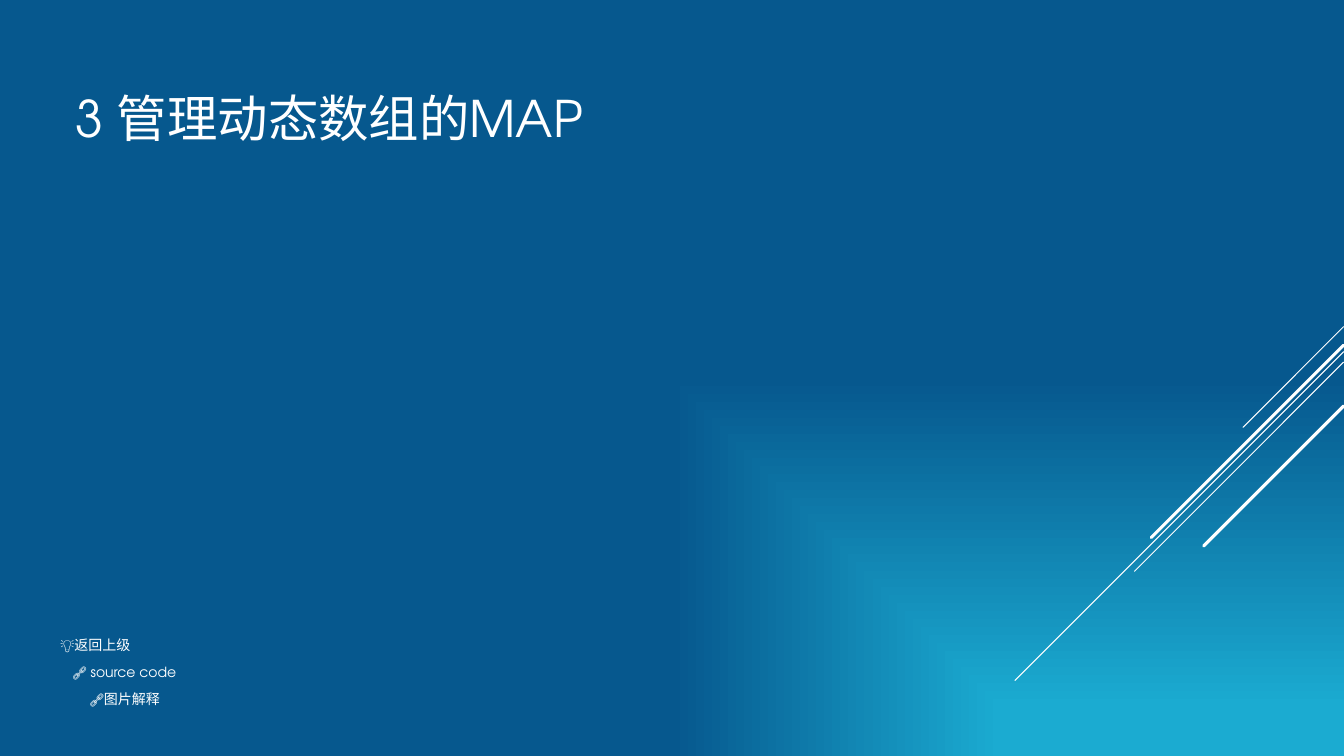
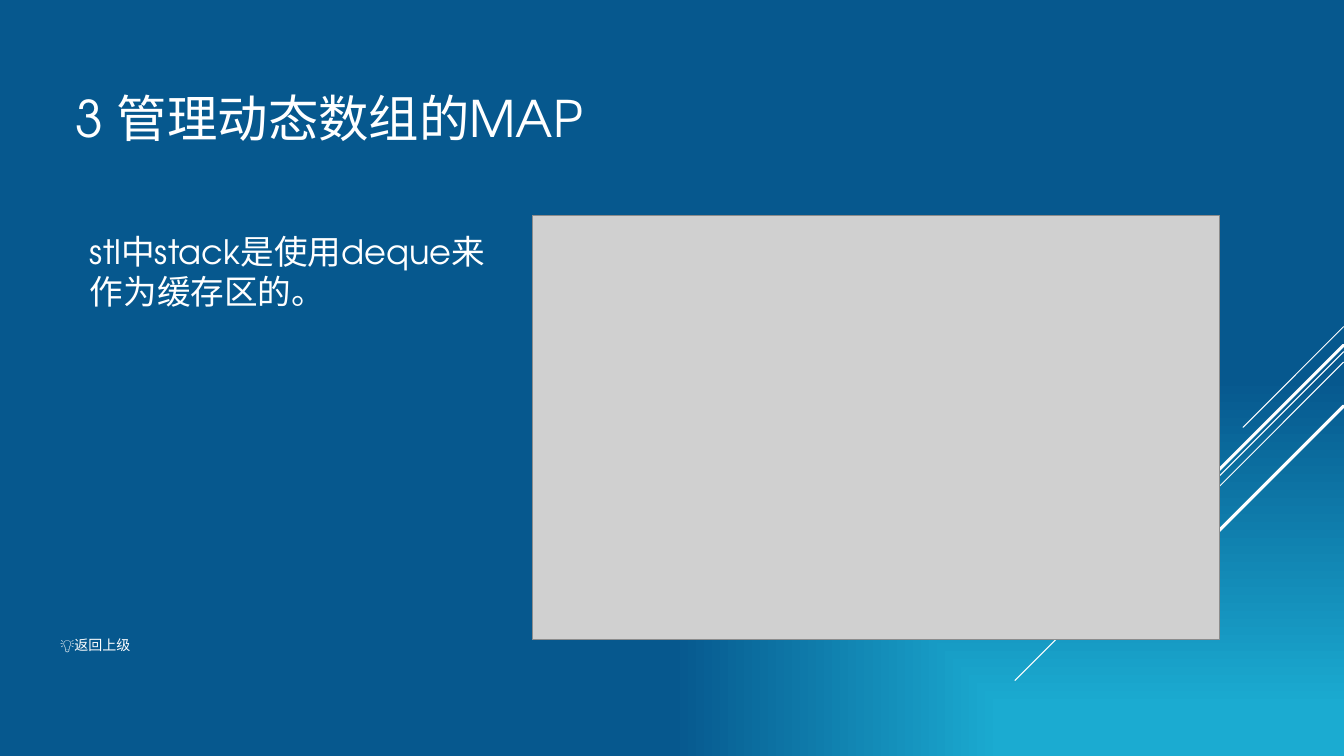
Before and after one commit to h1542462994/homework.gallery, a slide deck: slide 9 of .cpp/下学期实验/exp4/第四次实验分享.pptx. Drawn at 1344x756 pixels with LibreOffice and Linux fonts; fonts in the diff are those of the drawing; grey boxes stand for pictures. Boxes give left, top, right and bottom in pixels: in the first picture for what was removed or moved away, otherwise in the second. Text is boxed around its words. In the diff, an @@ line names an element or a change of style, - is before the commit and + after.

```diff
--- a/.cpp/下学期实验/exp4/第四次实验分享.pptx
+++ b/.cpp/下学期实验/exp4/第四次实验分享.pptx
@@ picture added at (x1=532, y1=216, x2=1220, y2=640) @@
@@ text added at (x1=90, y1=275, x2=325, y2=307), 24 pt, text #FFFFFF @@
+stl中stack是使用deque来作为缓存区的。
@@ text removed at (x1=91, y1=666, x2=176, y2=677) @@
-🔗 source code
@@ text removed at (x1=104, y1=692, x2=160, y2=705) @@
-🔗图片解释
```
Also in this commit, not shown: 6 other slides changed, 3 slides added, 1 other file.
